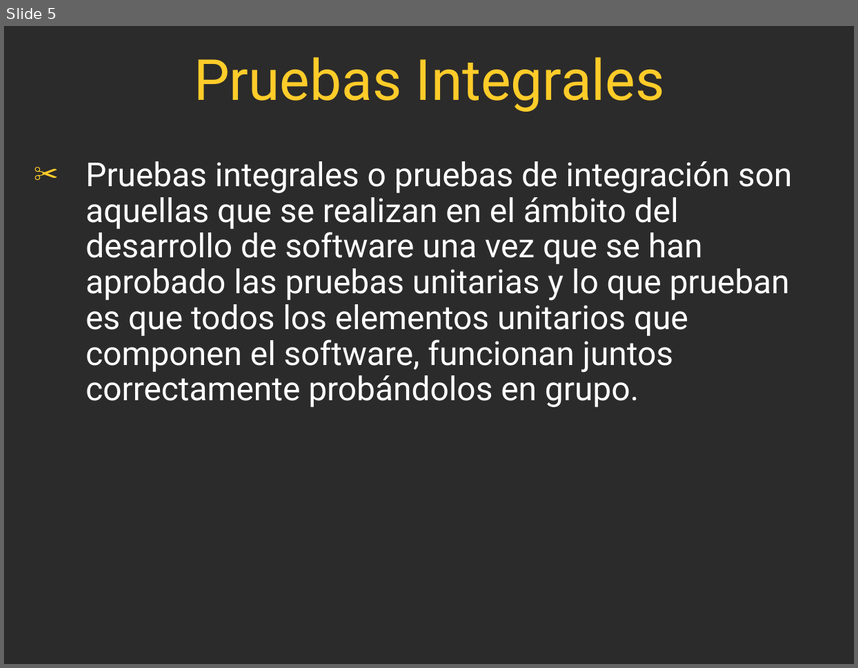
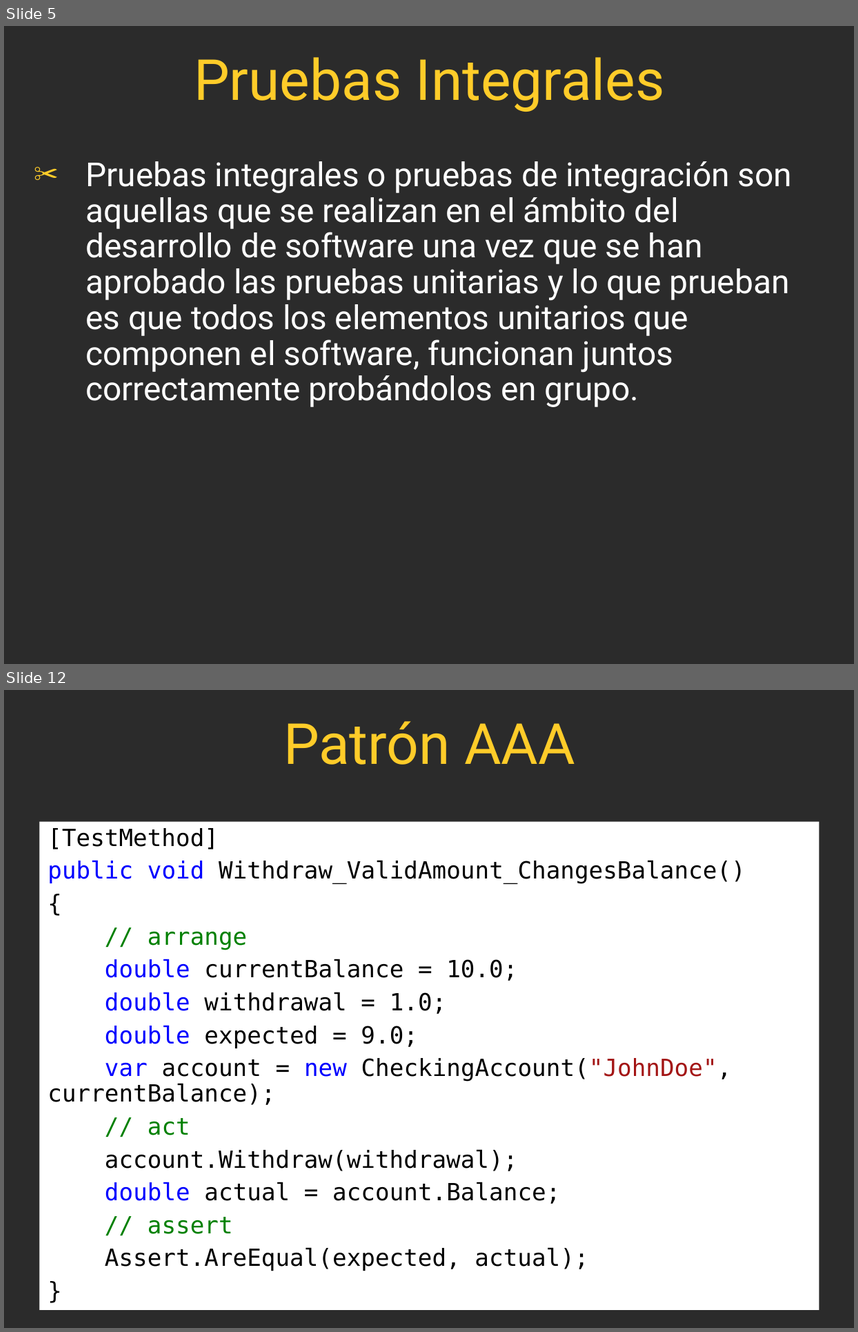
Before and after one commit to FedeDavila1984/utn_prog_y_lab_II, a slide deck: PPTs/ProgramacionII_Clase_16-2017.ppt. Shown one above the other, each under a label of ours: slide 5 before the commit, slides 5 and 12 after it; the slides between them are not shown. The pictures are 858x668 and 858x1332 pixels, drawn with LibreOffice and Linux fonts; fonts in the diff are those of the drawing; background and template pictures are left out; a plain dark background stands for a picture behind light text. Boxes give left, top, right and bottom in pixels: in the first picture for what was removed or moved away, otherwise in the second. Text is boxed around its words. In the diff, an @@ line names an element or a change of style, - is before the commit and + after.

```diff
--- a/PPTs/ProgramacionII_Clase_16-2017.ppt
+++ b/PPTs/ProgramacionII_Clase_16-2017.ppt
@@ slide 12 added at <box>4,690,854,1328</box>, background picture (left out) @@
@@ title added at <box>283,721,575,765</box>, 48 pt, text #FFCC29 @@
+Patrón AAA
@@ rectangle added at <box>40,822,819,1310</box>, fill #FFFFFF, 20 pt, text #000000 @@
+[TestMethod]
+public void Withdraw_ValidAmount_ChangesBalance()
+{
+// arrange
+double currentBalance = 10.0;
+double withdrawal = 1.0;
+double expected = 9.0;
+var account = new CheckingAccount("JohnDoe", currentBalance);
+// act
+account.Withdraw(withdrawal);
+double actual = account.Balance;
+// assert
+Assert.AreEqual(expected, actual);
+}
```
Also in this commit, not shown: 3 slides changed, 9 other slides added, 41 other files.
